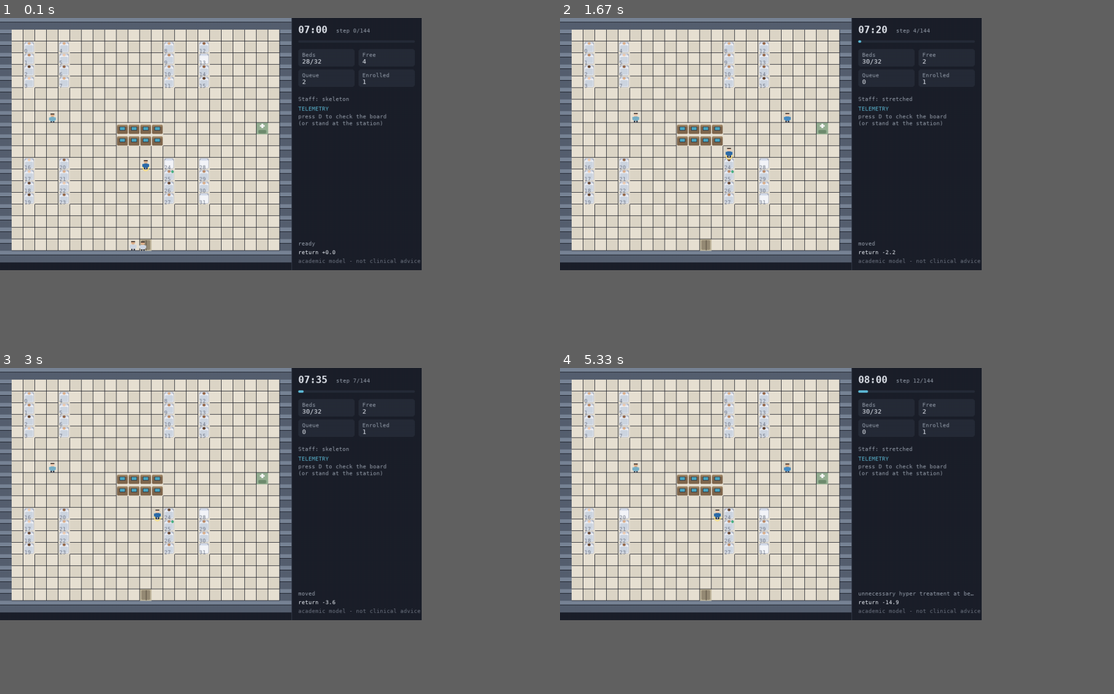
Above: before the commit, frames 1-4 (two rows, left to right).
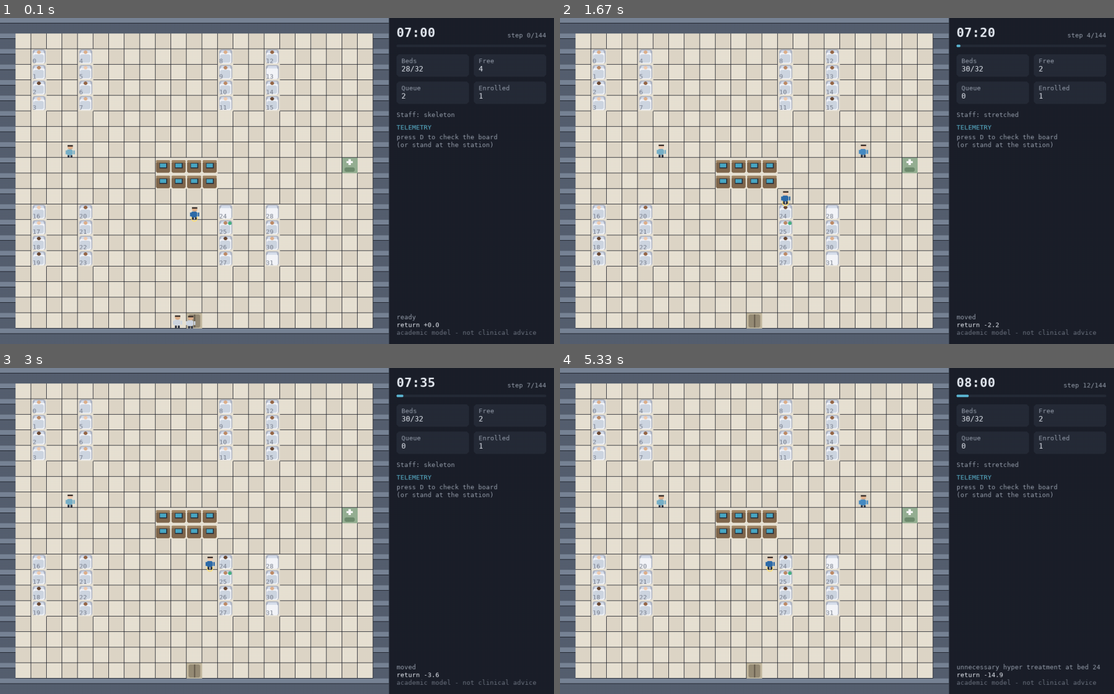
Above: after the commit, the same moments.

Repository: CompuTish/ward-cgm-sim
Game: pygame game, started from scripts/play.py
The game is run twice, just before and just after one commit, with the same random seed, the same clock (stepped at 60 frames per second) and the same inputs.
Inputs:
- Up to frame 1 (0.1 s): no input
- Up to frame 2 (1.67 s): hold Right 0.33-0.8 s; tap Q at 0.83 s; hold Up 1.17-1.47 s; hold Right from 1.5 s (still down)
- Up to frame 3 (3 s): release Right at 1.97 s; hold Left 2-2.53 s; tap Space at 2.57 s; hold Down from 2.9 s (still down)
- Up to frame 4 (5.33 s): release Down at 3.2 s; hold Left 3.23-3.63 s; hold Up 3.67-4.03 s; hold Right 4.07-4.7 s; hold Down 4.73-5.1 s; tap 2 at 5.13 s
In our replay, the window is 685x410 before the commit and 900x530 after it. These sizes can differ from the game's own. Grey fills any space a smaller window leaves; there, only what the larger window draws over its background counts as a difference.

The runs differ from the first frame. In frame 1, 47% of the frame differs, in the area x 0-99%, y 0-100%; in frame 2, 47%; in frame 3, 47%; in frame 4, 47%.

Commit message:
Slow the demo, fix legibility, add docs/llm entrypoint and an art brief
Playback: the watch loop ran at six steps a second, faster than a viewer can
follow what the nurse is doing. Halved to three.

Legibility: the canvas was rendered at 24px tiles and then smoothly upscaled by
the browser, which is why everything looked fuzzy. Tiles are now 32px, all
sprite geometry scales from a single helper rather than offsets hand-placed
against the old size, and the build injects image-rendering: pixelated so the
upscale is nearest-neighbour.

The HUD is now laid out from measured font metrics instead of hard-coded
offsets. Bumping the font size had pushed values through their boxes, collided
the clock with the step counter, and clipped the disclaimer mid-word; every row
now derives from get_linesize(), the step counter is right-aligned against the
panel edge, and the footer stacks upward from the bottom with width-aware
truncation.

docs/llm/: TASK_START (entrypoint), CONTEXT_PACK (architecture, the two
invariants that are easiest to break, the analysis traps, calibration status,
known unfinished work) and PREFLIGHT (checks to run first). CLAUDE.md now points
at them.

docs/ASSET_BRIEF.md: a commission brief for a real tileset. Leads with the
constraint that matters — the renderer is orthogonal top-down, not isometric,
so isometric art cannot be used whatever its quality.

171 tests.

Co-Authored-By: Claude Fable 5 <noreply@anthropic.com>

Diff:
--- a/scripts/build_web.py
+++ b/scripts/build_web.py
@@ -90,6 +90,20 @@
         print(f"\nbuild output: {output.relative_to(REPO_ROOT)}")
         for item in sorted(output.iterdir()):
             print(f"  {item.name}  ({item.stat().st_size / 1024:.0f} KB)")
+
+
+# Injected into the generated page. The canvas is rendered at a fixed native
+# size and then scaled by the browser to fit the viewport; without this the
+# default smooth interpolation turns every sprite and every glyph to mush.
+CRISP_CSS = """
+<style id="ward-sim-crisp">
+  canvas, #canvas, #screen {
+    image-rendering: pixelated;
+    image-rendering: crisp-edges;
+    -ms-interpolation-mode: nearest-neighbor;
+  }
+</style>
+"""
 
 
 PYGBAG_VERSION = "0.9"
@@ -174,6 +188,20 @@
           f"{total / 1024 / 1024:.1f} MB, no third-party fetches remain")
 
 
+def make_crisp() -> None:
+    """Turn off smoothing on the upscaled canvas."""
+    index = WEB_DIR / "build" / "web" / "index.html"
+    html = index.read_text()
+    if 'id="ward-sim-crisp"' in html:
+        return
+    if "</head>" in html:
+        html = html.replace("</head>", CRISP_CSS + "</head>", 1)
+    else:
+        html = CRISP_CSS + html
+    index.write_text(html)
+    print("canvas set to nearest-neighbour scaling")
+
+
 def main() -> None:
     parser = argparse.ArgumentParser(description=__doc__)
     parser.add_argument("--serve", action="store_true", help="serve locally on :8000")
@@ -190,6 +218,8 @@
     verify()
     if not args.vendor_only:
         build(serve=args.serve)
+        if not args.serve:
+            make_crisp()
         if not args.serve and args.vendor_runtime:
             vendor_runtime()
 
--- a/ward_cgm_sim/render/pygame_renderer.py
+++ b/ward_cgm_sim/render/pygame_renderer.py
@@ -15,9 +15,9 @@
 from ..core.patient import EnrolmentStatus, Location
 from ..core.ward_map import BED, DRUG_ROOM, ENTRANCE, FLOOR, STATION, WALL
 from . import sprites
-from .sprites import TILE, SpriteSheet
-
-HUD_WIDTH = 268
+from .sprites import TILE, SpriteSheet, u
+
+HUD_WIDTH = 340
 PANEL_BG = (28, 32, 42)
 PANEL_ALT = (38, 44, 56)
 TEXT = (232, 236, 244)
@@ -49,7 +49,7 @@
         map_w = engine.ward_map.width * TILE
         map_h = engine.ward_map.height * TILE
         self.width = map_w + HUD_WIDTH
-        self.height = max(map_h, 520)
+        self.height = max(map_h, 560)
 
         if headless:
             self.surface = pygame.Surface((self.width, self.height))
@@ -58,9 +58,14 @@
             pygame.display.set_caption("Ward CGM telemetry simulator - academic model")
 
         self.sprites = SpriteSheet()
-        self.font = pygame.font.SysFont("menlo,dejavusansmono,monospace", 13)
-        self.font_small = pygame.font.SysFont("menlo,dejavusansmono,monospace", 11)
-        self.font_big = pygame.font.SysFont("menlo,dejavusansmono,monospace", 20, bold=True)
+        # Sized against the tile so the HUD stays legible if TILE changes.
+        self.font = pygame.font.SysFont("menlo,dejavusansmono,monospace", 15)
+        self.font_small = pygame.font.SysFont("menlo,dejavusansmono,monospace", 13)
+        self.font_big = pygame.font.SysFont("menlo,dejavusansmono,monospace", 26, bold=True)
+        # Every HUD row is laid out from the measured line height rather than
+        # hard-coded offsets, so a font change cannot silently overlap boxes.
+        self.line = self.font.get_linesize()
+        self.line_small = self.font_small.get_linesize()
         self.frame = 0
 
     # ------------------------------------------------------------------
@@ -124,7 +129,7 @@
 
         # Bed number, small and dim.
         label = self.font_small.render(str(bed), True, (120, 126, 140))
-        self.surface.blit(label, (x * TILE + 2, y * TILE + TILE - 11))
+        self.surface.blit(label, (x * TILE + u(2), y * TILE + TILE - u(12)))
 
         if patient is None:
             return
@@ -132,10 +137,10 @@
         # Enrolment pip.
         if patient.enrolment is EnrolmentStatus.ENROLLED:
             colour = sprites.SIGNAL_LOST if patient.signal_lost else sprites.ENROLLED_MARK
-            pygame.draw.circle(self.surface, colour, (x * TILE + TILE - 5, y * TILE + 5), 3)
+            pygame.draw.circle(self.surface, colour, (x * TILE + TILE - u(5), y * TILE + u(5)), u(3))
             if patient.steps_since_valid_cgm > self.engine.cfg.alarms.signal_loss_grace_steps:
                 mark = self.font_small.render("?", True, sprites.SIGNAL_LOST)
-                self.surface.blit(mark, (x * TILE + TILE - 9, y * TILE + 7))
+                self.surface.blit(mark, (x * TILE + TILE - u(10), y * TILE + u(7)))
 
         # Alarm overlay, pulsing so it reads at a glance.
         alarm = engine.active_alarms.get(bed)
@@ -146,8 +151,8 @@
                 self.surface,
                 colour,
                 pygame.Rect(x * TILE, y * TILE, TILE, TILE),
-                width=pulse + 1,
-                border_radius=3,
+                width=pulse + u(1),
+                border_radius=u(3),
             )
 
     def _draw_queue(self) -> None:
@@ -155,8 +160,8 @@
         engine = self.engine
         ex, ey = engine.ward_map.entrance_tile
         for i, _patient in enumerate(engine.flow.queue[:8]):
-            px = ex * TILE - (i % 4) * (TILE - 4) - 6
-            py = ey * TILE + (i // 4) * 10
+            px = ex * TILE - (i % 4) * (TILE - u(4)) - u(6)
+            py = ey * TILE + (i // 4) * u(10)
             sprite = self.sprites.walking_patient[(self.frame // 6 + i) % 2]
             self.surface.blit(sprite, (px, py))
 
@@ -221,17 +226,24 @@
         pygame.draw.rect(self.surface, PANEL_BG, panel)
         pygame.draw.line(self.surface, (60, 68, 84), (x0, 0), (x0, self.height))
 
-        pad = 14
-        y = 12
+        pad = 16
+        y = 14
 
         minutes = engine.step_index * cfg.minutes_per_step
         clock = f"{7 + minutes // 60:02d}:{minutes % 60:02d}"
-        self.surface.blit(self.font_big.render(clock, True, TEXT), (x0 + pad, y))
+        clock_surface = self.font_big.render(clock, True, TEXT)
+        self.surface.blit(clock_surface, (x0 + pad, y))
         shift_label = self.font_small.render(
             f"step {engine.step_index}/{cfg.steps_per_episode}", True, TEXT_DIM
         )
-        self.surface.blit(shift_label, (x0 + pad + 78, y + 7))
-        y += 34
+        # Right-aligned against the panel edge so it can never collide with the
+        # clock, however wide either grows.
+        self.surface.blit(
+            shift_label,
+            (x0 + HUD_WIDTH - pad - shift_label.get_width(),
+             y + clock_surface.get_height() - shift_label.get_height() - 2),
+        )
+        y += clock_surface.get_height() + 10
 
         # Progress bar for the shift.
         bar = pygame.Rect(x0 + pad, y, HUD_WIDTH - 2 * pad, 5)
@@ -243,7 +255,7 @@
             pygame.Rect(bar.x, bar.y, int(bar.width * frac), bar.height),
             border_radius=3,
         )
-        y += 18
+        y += 20
 
         y = self._draw_stats(x0, y, pad)
         y = self._draw_alarm_board(x0, y, pad)
@@ -258,16 +270,20 @@
             ("Queue", str(flow.queue_length)),
             ("Enrolled", str(sum(1 for p in flow.patients() if p.is_enrolled))),
         ]
-        box_w = (HUD_WIDTH - 2 * pad - 8) // 2
+        gap = 10
+        box_w = (HUD_WIDTH - 2 * pad - gap) // 2
+        box_h = self.line_small + self.line + 12
         for i, (label, value) in enumerate(stats):
-            bx = x0 + pad + (i % 2) * (box_w + 8)
-            by = y + (i // 2) * 42
+            bx = x0 + pad + (i % 2) * (box_w + gap)
+            by = y + (i // 2) * (box_h + gap)
             pygame.draw.rect(
-                self.surface, PANEL_ALT, pygame.Rect(bx, by, box_w, 36), border_radius=5
+                self.surface, PANEL_ALT, pygame.Rect(bx, by, box_w, box_h), border_radius=6
             )
-            self.surface.blit(self.font_small.render(label, True, TEXT_DIM), (bx + 8, by + 5))
-            self.surface.blit(self.font.render(value, True, TEXT), (bx + 8, by + 17))
-        y += 96
+            self.surface.blit(self.font_small.render(label, True, TEXT_DIM), (bx + 10, by + 5))
+            self.surface.blit(
+                self.font.render(value, True, TEXT), (bx + 10, by + 5 + self.line_small)
+            )
+        y += 2 * box_h + gap + 14
 
         staff_words = ("skeleton", "stretched", "comfortable")
         level = engine.staff.coarse_availability()
@@ -275,19 +291,19 @@
             self.font_small.render(f"Staff: {staff_words[level]}", True, TEXT_DIM),
             (x0 + pad, y),
         )
-        y += 20
+        y += self.line_small + 10
         return y
 
     def _draw_alarm_board(self, x0: int, y: int, pad: int) -> int:
         engine = self.engine
         title = "TELEMETRY" if engine.cfg.telemetry_enabled else "TELEMETRY OFF"
         self.surface.blit(self.font_small.render(title, True, ACCENT), (x0 + pad, y))
-        y += 16
+        y += self.line_small + 4
 
         if not engine.cfg.telemetry_enabled:
             note = self.font_small.render("no dashboard: check patients", True, TEXT_DIM)
             self.surface.blit(note, (x0 + pad, y))
-            return y + 24
+            return y + self.line_small + 10
 
         alarms = engine.visible_alarms()
         if not alarms:
@@ -299,32 +315,41 @@
             )
             for line in lines:
                 self.surface.blit(self.font_small.render(line, True, TEXT_DIM), (x0 + pad, y))
-                y += 14
+                y += self.line_small
             return y + 10
 
         alarms.sort(key=lambda a: (not a.is_urgent, -a.age(engine.step_index)))
         for alarm in alarms[:8]:
             colour = ALARM_COLOURS.get(alarm.kind, sprites.ALARM_URGENT)
-            row = pygame.Rect(x0 + pad, y, HUD_WIDTH - 2 * pad, 20)
+            row = pygame.Rect(x0 + pad, y, HUD_WIDTH - 2 * pad, self.line_small + 8)
             pygame.draw.rect(self.surface, PANEL_ALT, row, border_radius=4)
-            pygame.draw.rect(self.surface, colour, pygame.Rect(row.x, row.y, 3, row.height), border_radius=2)
+            pygame.draw.rect(self.surface, colour, pygame.Rect(row.x, row.y, 4, row.height), border_radius=2)
             text = f"bed {alarm.bed:2d} {alarm.kind.value:11s} {alarm.cgm_value:4.1f}"
-            self.surface.blit(self.font_small.render(text, True, TEXT), (row.x + 9, row.y + 4))
+            self.surface.blit(self.font_small.render(text, True, TEXT), (row.x + 11, row.y + 4))
             age = self.font_small.render(f"+{alarm.age(engine.step_index)}", True, TEXT_DIM)
-            self.surface.blit(age, (row.right - 26, row.y + 4))
-            y += 23
+            self.surface.blit(age, (row.right - age.get_width() - 8, row.y + 4))
+            y += row.height + 4
         return y + 8
 
     def _draw_footer(self, x0: int, pad: int) -> None:
         engine = self.engine
-        y = self.height - 62
-        msg = engine.last_action_result
-        if len(msg) > 34:
-            msg = msg[:33] + "…"
-        self.surface.blit(self.font_small.render(msg, True, TEXT_DIM), (x0 + pad, y))
-        y += 18
-        reward = self.font_small.render(f"return {engine.rewards.total:+.1f}", True, TEXT)
-        self.surface.blit(reward, (x0 + pad, y))
-        y += 18
-        disclaimer = self.font_small.render("academic model - not clinical advice", True, (108, 114, 128))
-        self.surface.blit(disclaimer, (x0 + pad, y))
+        available = HUD_WIDTH - 2 * pad
+
+        def fit(text: str) -> str:
+            """Trim to the panel width using measured text, not a guessed
+            character count - the disclaimer was being clipped mid-word."""
+            if self.font_small.size(text)[0] <= available:
+                return text
+            while text and self.font_small.size(text + "…")[0] > available:
+                text = text[:-1]
+            return text + "…"
+
+        lines = [
+            (fit(engine.last_action_result), TEXT_DIM),
+            (fit(f"return {engine.rewards.total:+.1f}"), TEXT),
+            (fit("academic model - not clinical advice"), (108, 114, 128)),
+        ]
+        y = self.height - pad - self.line_small * len(lines)
+        for text, colour in lines:
+            self.surface.blit(self.font_small.render(text, True, colour), (x0 + pad, y))
+            y += self.line_small
--- a/ward_cgm_sim/render/sprites.py
+++ b/ward_cgm_sim/render/sprites.py
@@ -10,7 +10,10 @@
 
 import pygame
 
-TILE = 24  # on-screen pixels per map tile
+# On-screen pixels per map tile. Larger than strictly necessary so the canvas
+# is rendered at a high enough native resolution that the browser's upscale
+# does not turn everything to mush.
+TILE = 32
 
 # --- palette -----------------------------------------------------------
 FLOOR_A = (232, 226, 212)
@@ -55,6 +58,11 @@
 }
 
 
+def u(n: float) -> int:
+    """Scale a length written against the original 24px tile to TILE."""
+    return max(1, round(n * TILE / 24))
+
+
 def _surface(size: int = TILE) -> pygame.Surface:
     return pygame.Surface((size, size), pygame.SRCALPHA)
 
@@ -80,40 +88,40 @@
 def make_bed() -> pygame.Surface:
     surf = _surface()
     surf.fill(FLOOR_A)
-    frame = pygame.Rect(2, 1, TILE - 4, TILE - 2)
-    pygame.draw.rect(surf, BED_FRAME, frame, border_radius=3)
-    sheet = pygame.Rect(3, 5, TILE - 6, TILE - 7)
-    pygame.draw.rect(surf, BED_SHEET, sheet, border_radius=2)
-    pillow = pygame.Rect(5, 2, TILE - 10, 4)
-    pygame.draw.rect(surf, BED_PILLOW, pillow, border_radius=2)
+    frame = pygame.Rect(u(2), u(1), TILE - u(4), TILE - u(2))
+    pygame.draw.rect(surf, BED_FRAME, frame, border_radius=u(3))
+    sheet = pygame.Rect(u(3), u(5), TILE - u(6), TILE - u(7))
+    pygame.draw.rect(surf, BED_SHEET, sheet, border_radius=u(2))
+    pillow = pygame.Rect(u(5), u(2), TILE - u(10), u(4))
+    pygame.draw.rect(surf, BED_PILLOW, pillow, border_radius=u(2))
     return surf
 
 
 def make_station() -> pygame.Surface:
     surf = _surface()
     surf.fill(FLOOR_A)
-    pygame.draw.rect(surf, STATION_DESK, pygame.Rect(1, 6, TILE - 2, TILE - 7), border_radius=2)
-    pygame.draw.rect(surf, STATION_TOP, pygame.Rect(1, 4, TILE - 2, 4), border_radius=2)
+    pygame.draw.rect(surf, STATION_DESK, pygame.Rect(u(1), u(6), TILE - u(2), TILE - u(7)), border_radius=u(2))
+    pygame.draw.rect(surf, STATION_TOP, pygame.Rect(u(1), u(4), TILE - u(2), u(4)), border_radius=u(2))
     # The telemetry monitor.
-    pygame.draw.rect(surf, (40, 46, 58), pygame.Rect(6, 8, TILE - 12, 8), border_radius=1)
-    pygame.draw.rect(surf, SCREEN_ON, pygame.Rect(7, 9, TILE - 14, 6))
+    pygame.draw.rect(surf, (40, 46, 58), pygame.Rect(u(6), u(8), TILE - u(12), u(8)), border_radius=u(1))
+    pygame.draw.rect(surf, SCREEN_ON, pygame.Rect(u(7), u(9), TILE - u(14), u(6)))
     return surf
 
 
 def make_drug_room() -> pygame.Surface:
     surf = _surface()
     surf.fill(DRUG_ROOM_COLOUR)
-    pygame.draw.rect(surf, (250, 250, 250), pygame.Rect(TILE // 2 - 5, 5, 10, 3))
-    pygame.draw.rect(surf, (250, 250, 250), pygame.Rect(TILE // 2 - 2, 2, 4, 9))
-    pygame.draw.rect(surf, (110, 140, 110), pygame.Rect(4, TILE - 9, TILE - 8, 7), border_radius=2)
+    pygame.draw.rect(surf, (250, 250, 250), pygame.Rect(TILE // 2 - u(5), u(5), u(10), u(3)))
+    pygame.draw.rect(surf, (250, 250, 250), pygame.Rect(TILE // 2 - u(2), u(2), u(4), u(9)))
+    pygame.draw.rect(surf, (110, 140, 110), pygame.Rect(u(4), TILE - u(9), TILE - u(8), u(7)), border_radius=u(2))
     return surf
 
 
 def make_entrance() -> pygame.Surface:
     surf = _surface()
     surf.fill(ENTRANCE_COLOUR)
-    pygame.draw.rect(surf, (150, 140, 118), pygame.Rect(3, 2, TILE - 6, TILE - 4), border_radius=2)
-    pygame.draw.line(surf, (110, 100, 84), (TILE // 2, 2), (TILE // 2, TILE - 2), 2)
+    pygame.draw.rect(surf, (150, 140, 118), pygame.Rect(u(3), u(2), TILE - u(6), TILE - u(4)), border_radius=u(2))
+    pygame.draw.line(surf, (110, 100, 84), (TILE // 2, u(2)), (TILE // 2, TILE - u(2)), u(2))
     return surf
 
 
@@ -125,20 +133,20 @@
     """
     surf = _surface()
     skin = SKIN_TONES[skin_index % len(SKIN_TONES)]
-    top = 4 + bob
+    top = u(4) + bob
 
     # head
-    pygame.draw.rect(surf, skin, pygame.Rect(TILE // 2 - 4, top, 8, 7), border_radius=3)
+    pygame.draw.rect(surf, skin, pygame.Rect(TILE // 2 - u(4), top, u(8), u(7)), border_radius=u(3))
     # hair / cap line
-    pygame.draw.rect(surf, (58, 48, 44), pygame.Rect(TILE // 2 - 4, top, 8, 2), border_radius=2)
+    pygame.draw.rect(surf, (58, 48, 44), pygame.Rect(TILE // 2 - u(4), top, u(8), u(2)), border_radius=u(2))
     # body
-    pygame.draw.rect(surf, body_colour, pygame.Rect(TILE // 2 - 5, top + 7, 10, 9), border_radius=2)
+    pygame.draw.rect(surf, body_colour, pygame.Rect(TILE // 2 - u(5), top + u(7), u(10), u(9)), border_radius=u(2))
     # arms
-    pygame.draw.rect(surf, body_colour, pygame.Rect(TILE // 2 - 7, top + 8, 2, 6))
-    pygame.draw.rect(surf, body_colour, pygame.Rect(TILE // 2 + 5, top + 8, 2, 6))
+    pygame.draw.rect(surf, body_colour, pygame.Rect(TILE // 2 - u(7), top + u(8), u(2), u(6)))
+    pygame.draw.rect(surf, body_colour, pygame.Rect(TILE // 2 + u(5), top + u(8), u(2), u(6)))
     # legs
-    pygame.draw.rect(surf, (52, 58, 72), pygame.Rect(TILE // 2 - 4, top + 16, 3, 4))
-    pygame.draw.rect(surf, (52, 58, 72), pygame.Rect(TILE // 2 + 1, top + 16, 3, 4))
+    pygame.draw.rect(surf, (52, 58, 72), pygame.Rect(TILE // 2 - u(4), top + u(16), u(3), u(4)))
+    pygame.draw.rect(surf, (52, 58, 72), pygame.Rect(TILE // 2 + u(1), top + u(16), u(3), u(4)))
     return surf
 
 
@@ -146,8 +154,8 @@
     """A patient lying in bed: head on the pillow, blanket over the body."""
     surf = make_bed()
     skin = SKIN_TONES[skin_index % len(SKIN_TONES)]
-    pygame.draw.rect(surf, skin, pygame.Rect(TILE // 2 - 3, 2, 6, 5), border_radius=2)
-    pygame.draw.rect(surf, PATIENT_GOWN, pygame.Rect(4, 8, TILE - 8, TILE - 11), border_radius=2)
+    pygame.draw.rect(surf, skin, pygame.Rect(TILE // 2 - u(3), u(2), u(6), u(5)), border_radius=u(2))
+    pygame.draw.rect(surf, PATIENT_GOWN, pygame.Rect(u(4), u(8), TILE - u(8), TILE - u(11)), border_radius=u(2))
     return surf
 
 
--- a/web/main.py
+++ b/web/main.py
@@ -20,8 +20,10 @@
 from ward_cgm_sim.core.engine import WardEngine
 from ward_cgm_sim.render.pygame_renderer import WardRenderer
 
-# Steps per second while the rule-based policy is driving.
-WATCH_SPEED = 6
+# Steps per second while the rule-based policy is driving. Deliberately slow:
+# at six steps a second the ward changes faster than a viewer can follow what
+# the nurse is actually doing.
+WATCH_SPEED = 3
 
 KEY_ACTIONS = {
     pygame.K_UP: Action.MOVE_UP,
@@ -115,9 +117,9 @@
 
         # Solid backing panel: these hints sit over the pale ward floor, and
         # without it the text is unreadable.
-        line_height = 15
-        height = line_height * len(hints) + 10
-        width = max(font.size(line)[0] for line in hints) + 20
+        line_height = 19
+        height = line_height * len(hints) + 14
+        width = max(font.size(line)[0] for line in hints) + 28
         panel = pygame.Surface((width, height), pygame.SRCALPHA)
         panel.fill((18, 21, 28, 232))
         pygame.draw.rect(panel, (70, 80, 98), panel.get_rect(), width=1)
@@ -126,7 +128,7 @@
         y = surface.get_height() - height - 3
         for index, line in enumerate(hints):
             colour = (255, 214, 110) if (banner and index == 0) else (198, 206, 220)
-            surface.blit(font.render(line, True, colour), (18, y))
+            surface.blit(font.render(line, True, colour), (22, y))
             y += line_height
 
 
Not shown, changed: CLAUDE.md
Not shown, added: docs/ASSET_BRIEF.md
Not shown, added: docs/llm/CONTEXT_PACK.md
Not shown, added: docs/llm/PREFLIGHT.md
Not shown, added: docs/llm/TASK_START.md
